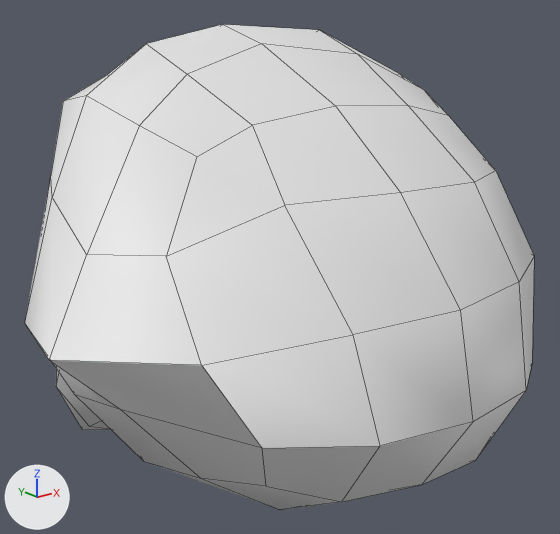
Renders of the FBX model Assets/_main/FBX/Jungla/MSH_Piedra2.fbx from each side of a commit.
The view is the same before and after, from a camera (50 mm lens) standing at (-1.62, -1.95, 1.56) and looking at (-0.04, 0.03, 0.77). Arrows for +X, +Y and +Z are at lower left; the lights stay in place. Mesh edges are drawn as thin lines.

The older version as bpy lines, for what is in view:
```python
me_cube_004 = bpy.data.meshes.new('Cube.004')
me_cube_004.from_pydata(...)  # 98 vertices, 96 faces; spans x -0.92..0.86, y -0.78..0.82, z -0.87..0.72
ob_piedrita2 = bpy.data.objects.new('piedrita2', me_cube_004)
ob_piedrita2.location = (0.0, 0.0, 0.845)
```
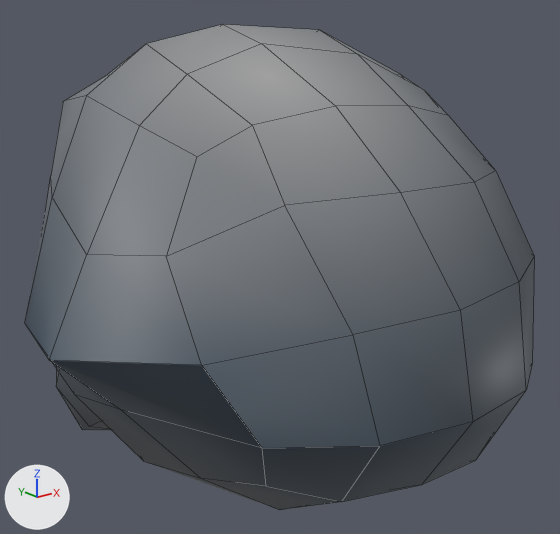
Where the change shows, as pixel boxes [x1, y1, x2, y2] in the pictures (560 x 534 px):
'piedrita2', recoloured (white to grey): [25, 24, 534, 510] in both

The edits, one by one:
Picture 'TXT_Piedra2 Base Color.png' (img_txt_piedra2_base_color_png) is new.
Material 'MAT_Piedra2' (mat_mat_piedra2) is new.
Its texture is img_txt_piedra2_base_color_png.
me_cube_004 has 98 vertices, 96 faces and spans x -0.92..0.86, y -0.78..0.82, z -0.87..0.72.
me_cube_004 now uses material mat_mat_piedra2 (picture img_txt_piedra2_base_color_png).
